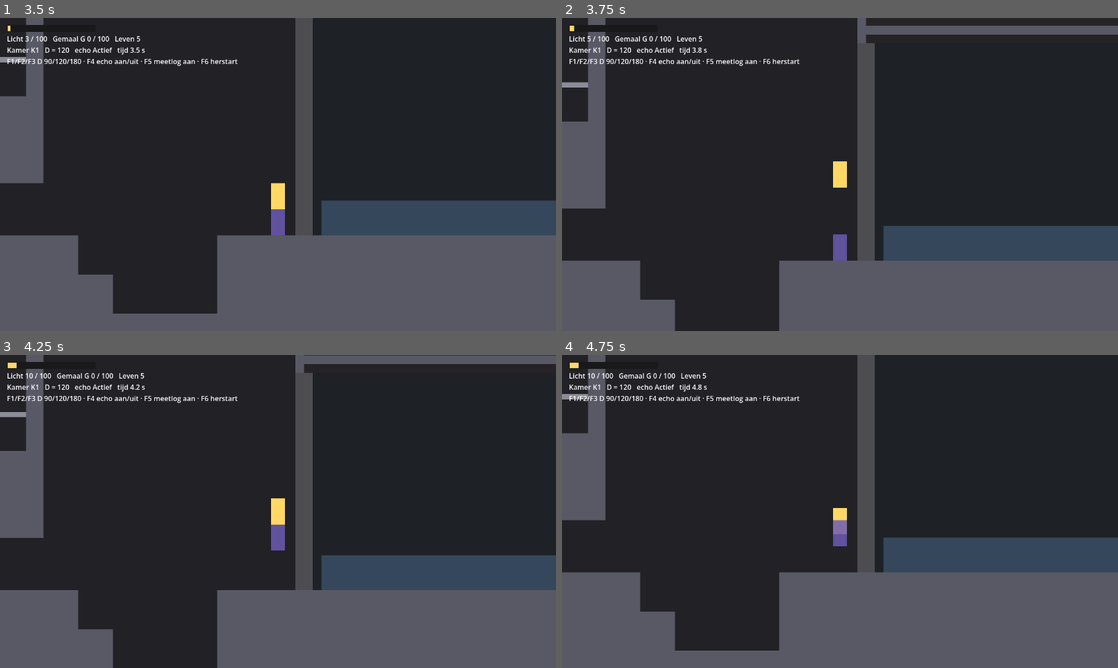
Above: before the commit, frames 1-4 (two rows, left to right).
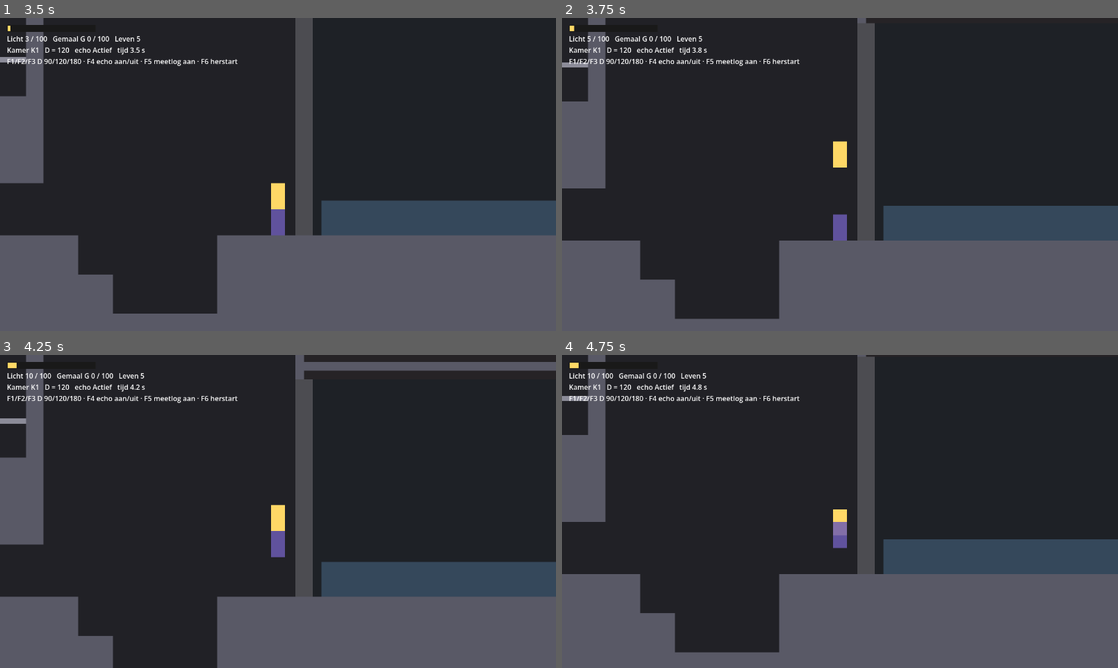
Above: after the commit, the same moments.

Repository: cesarvangerwen-glitch/echoborn
Game: Godot game, scene res://levels/flowkamer/flowkamer.tscn
Two runs of this game, one before a commit and one after it. Both use one fixed random seed, a clock stepped at 60 frames per second and the inputs below.
Inputs (mouse positions are in pixels of both pictures, inside the frame that each line leads up to):
- Up to frame 1 (3.5 s): tap Enter (p2_join) at 0.5, 2 s; move the mouse to (400, 158) at 0.52 s; hold D 0.53-1.25 s; hold Backspace (p2_leave) 0.53-1.25 s; click (400, 158) at 0.67 s; tap Space at 0.77, 1.25 s; drag from (166, 190) to (250, 237) at 1.27 s; move the mouse to (333, 105) at 2.02 s; hold A 2.03-2.75 s; hold Backspace (p2_leave) 2.03-2.75 s; tap Shift (p1_dash) at 2.1 s; drag from (250, 237) to (111, 127) at 2.77 s
- Up to frame 2 (3.75 s): tap Space at 3.5 s; move the mouse to (1006, 221) at 3.52 s; hold D from 3.53 s (still down); hold Enter (p2_join) from 3.53 s (still down)
- Up to frame 3 (4.25 s): keep holding D; keep holding Enter (p2_join); tap Space at 3.77 s; tap Backspace (p2_leave) at 3.8 s
- Up to frame 4 (4.75 s): release D at 4.25 s; release Enter (p2_join) at 4.25 s; drag from (673, 464) to (756, 433) at 4.27 s

Frame 1 is identical in both runs. In frame 2, 11% of the frame differs, in the area x 0-100%, y 1-100%; in frame 3, 5.1%; in frame 4, 1.0%.

Commit message:
[gameplay-programmer] SM-punten: camera-ease, C-15 tegen basis per D, E-07c-test (1), drop_out reset (#78)
Co-Authored-By: Claude Opus 5.5 <noreply@anthropic.com>
Claude-Session: https://claude.ai/code/session_01L3XQzgHWRtwk7envbqr2Vw

Diff:
--- a/game/levels/flowkamer/flow_room.gd
+++ b/game/levels/flowkamer/flow_room.gd
@@ -88,6 +88,9 @@
 var _hud_bar: ColorRect
 var _hud_fill: ColorRect
 var _camera: Camera2D
+## Hoe snel de camera naar zijn doel (zoom en plek) beweegt, per seconde. Zo
+## springt de zoom niet in één frame bij P2_OPGELOST of P2_TERUG.
+const CAMERA_EASE := 8.0
 var _scores: Array = []
 var _k3_tint: Polygon2D
 var _overlay: Node2D
@@ -155,12 +158,19 @@
 		add_child(_overlay)
 
 
-func _process(_delta: float) -> void:
+func _process(delta: float) -> void:
 	if _camera and is_instance_valid(p1):
 		var with_p2 := p2 != null and is_instance_valid(p2) and not p2.dissolved
 		var view := camera_view(p1.position, p2.position if with_p2 else p1.position)
-		_camera.zoom = Vector2.ONE * (1280.0 / view.size.x)
-		_camera.position = view.get_center()
+		# Easen op de zoom; het middelpunt volgt het doelbeeld, zodat P1 en P2
+		# tijdens het easen in beeld blijven (uitzoomen gaat even snel).
+		var target_zoom := 1280.0 / view.size.x
+		var w := 1.0 - exp(-CAMERA_EASE * delta)
+		var zoom := lerpf(_camera.zoom.x, target_zoom, w)
+		if target_zoom < _camera.zoom.x:
+			zoom = target_zoom  # uitzoomen meteen: niemand valt buiten beeld
+		_camera.zoom = Vector2(zoom, zoom)
+		_camera.position = _camera.position.lerp(view.get_center(), w)
 	if _hud_label:
 		_update_hud()
 	if _overlay:
--- a/game/scripts/sim.gd
+++ b/game/scripts/sim.gd
@@ -333,6 +333,9 @@
 	var at := p2.position
 	p2.plank.collision_layer = 0
 	remove_player(p2)
+	# C-06/C-07: geen oud oplossen of leibandteller voor een volgende P2.
+	_p2_return_tick = -1
+	_p2_offscreen = 0
 	partner_left.emit(tick, at)
 	var p1 := get_player(1)
 	if p1 == null:
--- a/game/tests/test_coop_deel2.gd
+++ b/game/tests/test_coop_deel2.gd
@@ -105,6 +105,43 @@
 			ok = false
 	t.check(ok, "vlag niet waar van landing %d tot vloer %d" % [first_plank, first_floor])
 	t.check(carrier.is_present(), "drager niet Actief")
+
+
+## (1) gdd §4.6 letterlijk: P1 bouncet op `x` van zijn echo en valt op
+## `x + D + 10` van boven op de plek van de echo, die dan zijn eigen
+## bounce-boog volgt: P1 valt erdoor. Spookbron: tot `x` loopt de opname op
+## de vloer, vanaf `x` volgt hij de boog van een bounce (`plank_sinds_grond`).
+## Controle zonder de vlag: P1 landt wel.
+func test_e07c_fall_at_x_plus_d_plus_10_all_d(t) -> void:
+	var x := 40
+	for d: int in ALL_D:
+		for flag in [true, false]:
+			var sim = Fx.world(t)
+			var ghost := Fx.ghost(t)
+			var arc := func(k: int) -> Vector2:
+				if k < x:
+					return Vector2(300, Fx.STAND_Y)
+				var j := float(k - x)
+				return Vector2(300, minf(Fx.STAND_Y, Fx.STAND_Y - 30.0 - 6.0 * j + 0.125 * j * j))
+			for k in 500:
+				var at: Vector2 = arc.call(k)
+				Fx.ghost_frame(ghost, k, at, at.y >= Fx.STAND_Y, Motor.Support.WORLD if k < x else Motor.Support.NONE,
+					0, flag and k >= x and at.y < Fx.STAND_Y)
+			var echo := Fx.tail_echo(sim, ghost, d)
+			await t.run_ticks(sim, x + d + 9)
+			# Op x + D + 10 valt P1 net boven de bovenkant van de echo op hem.
+			var p1 := Fx.p1(sim, [], Vector2(300, echo.position.y - 33.0))
+			p1.motor.velocity = Vector2(0, 1.0)
+			var landed := {"on": false}
+			sim.tick_finished.connect(func(_tick: int) -> void:
+				if p1.motor.support == Motor.Support.SHADOW_BODY:
+					landed["on"] = true)
+			await t.run_ticks(sim, 6)
+			if flag:
+				t.check(not landed["on"], "D=%d: P1 landde op de echo in zijn bounce-boog" % d)
+			else:
+				t.check(landed["on"], "D=%d: zonder vlag landde P1 niet (controle)" % d)
+			await t.cleanup()
 
 
 ## (1) P1 bouncet van zijn echo en valt D + 10 later op de echo die zijn
@@ -489,10 +526,11 @@
 	var coop_events := 0
 	for ev in ["SPRINGPLANK", "BOUNCE", "LANCERING", "VANGEN", "ONTPLOFFING"]:
 		coop_events += room.meetlog.count(ev)
-	# Werkaanname: er is nog geen gescripte geoefende co-op-run; de maat is
-	# 2× de FK-2-run zonder echo (± 6000 ticks), dus ≤ 12 000 ticks.
-	t.check(room.run_over and room.run_ticks() <= 12000,
-		"C-15 D=%d: co-op met meelopende P2 geen RUN_EIND binnen de maat (%d ticks)" % [d, room.run_ticks()])
+	# Werkaanname: er is nog geen gescripte geoefende co-op-run; de basis is
+	# de run met echo uit van dezelfde D (gemeten in de test hiervoor).
+	var base: int = _echo_off_ticks.get(d, 0)
+	t.check(room.run_over and base > 0 and room.run_ticks() <= 2 * base,
+		"C-15 D=%d: co-op %d ticks, basis echo uit %d (≤ 2×)" % [d, room.run_ticks(), base])
 	t.check(coop_events == 0, "C-15 D=%d: %d samenwerkings-events" % [d, coop_events])
 	t.note("C-15 co-op meelopen, D=%d: %d ticks, P2 %d× opgelost (%s)" % [d, room.run_ticks(),
 		room.meetlog.count("P2_OPGELOST"), _causes(room)])
@@ -506,6 +544,29 @@
 		if row[2] == "P2_OPGELOST":
 			c[row[4]] = int(c.get(row[4], 0)) + 1
 	return str(c)
+
+
+## Basis voor C-15 (2): de run met echo uit per D (P1 alleen, dezelfde bot).
+static var _echo_off_ticks := {}
+
+
+func _c15_base(t, d: int) -> void:
+	var pair := _coop_room(t, d)
+	var room = pair[0]
+	while not room.run_over and room.sim.tick < 7000:
+		await t.tree.physics_frame
+	t.check(room.run_over, "D=%d: basisrun met echo uit haalt RUN_EIND niet" % d)
+	_echo_off_ticks[d] = room.run_ticks()
+	room.queue_free()
+	await t.tree.process_frame
+
+
+func test_c15_base_echo_off_d90(t) -> void:
+	await _c15_base(t, 90)
+
+
+func test_c15_base_echo_off_d180(t) -> void:
+	await _c15_base(t, 180)
 
 
 func test_c15_coop_follow_only_d90(t) -> void:
